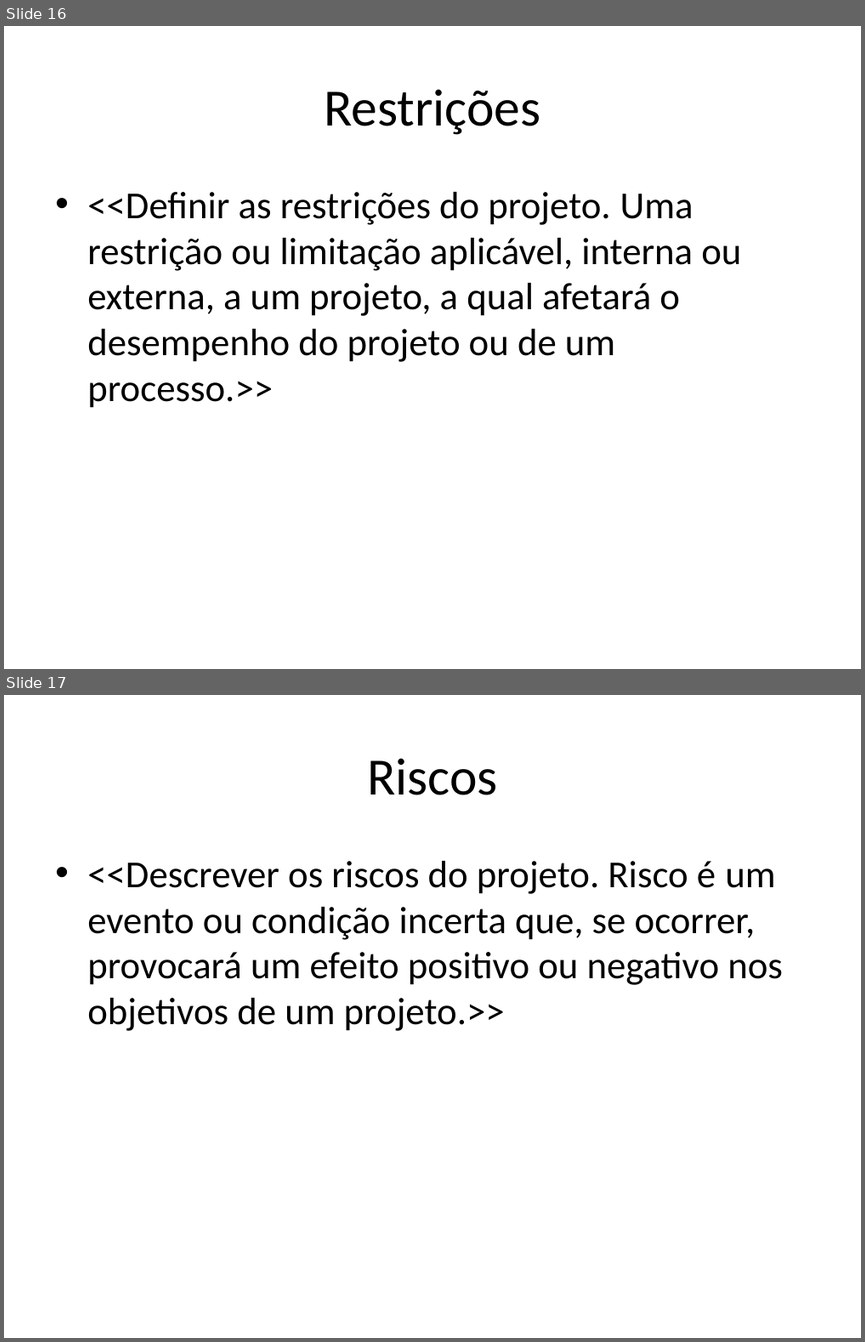
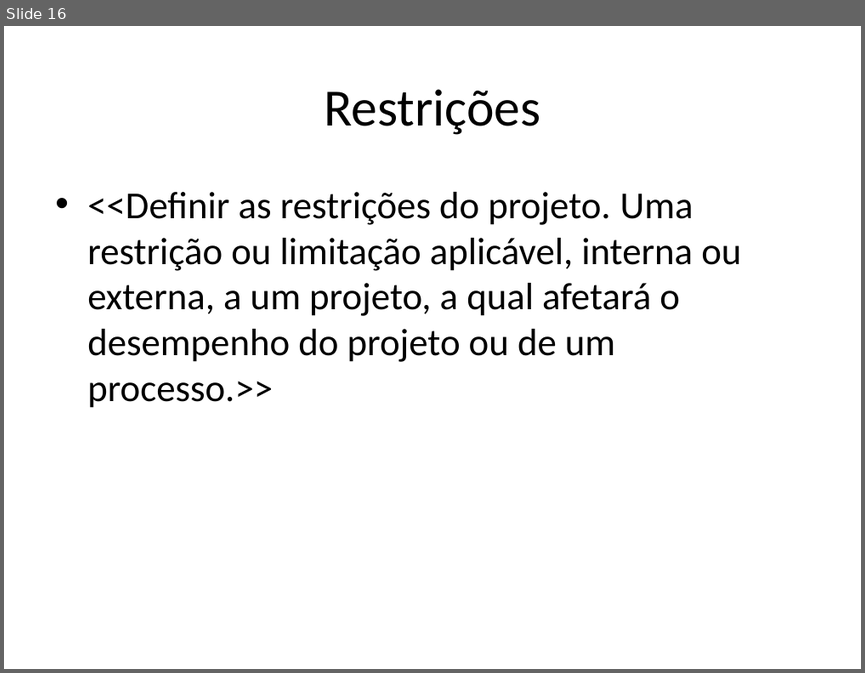
Before and after one commit to amslv/SIGEAS, a slide deck: 02-PROJETO-2015.2/01-GERENCIA DE PROJETO/PPJ-Plano de Projeto.pptx. Shown one above the other, each under a label of ours: slides 16 and 17 before the commit, slide 16 after it. The pictures are 865x1342 and 865x673 pixels, drawn with LibreOffice and Linux fonts; fonts in the diff are those of the drawing. Boxes give left, top, right and bottom in pixels: in the first picture for what was removed or moved away, otherwise in the second. Text is boxed around its words. In the diff, an @@ line names an element or a change of style, - is before the commit and + after.

```diff
--- a/02-PROJETO-2015.2/01-GERENCIA DE PROJETO/PPJ-Plano de Projeto.pptx
+++ b/02-PROJETO-2015.2/01-GERENCIA DE PROJETO/PPJ-Plano de Projeto.pptx
@@ slide 17 removed at (4, 695, 861, 1338), background #FFFFFF @@
@@ title removed at (367, 758, 498, 795) @@
-Riscos
@@ text removed at (87, 861, 783, 1031) @@
-• <<Descrever os riscos do projeto. Risco é um evento ou condição incerta que, se ocorrer, provocará um efeito positivo ou negativo nos objetivos de um projeto.>>
```
Also in this commit, not shown: 5 slides added, 1 other slide removed.
